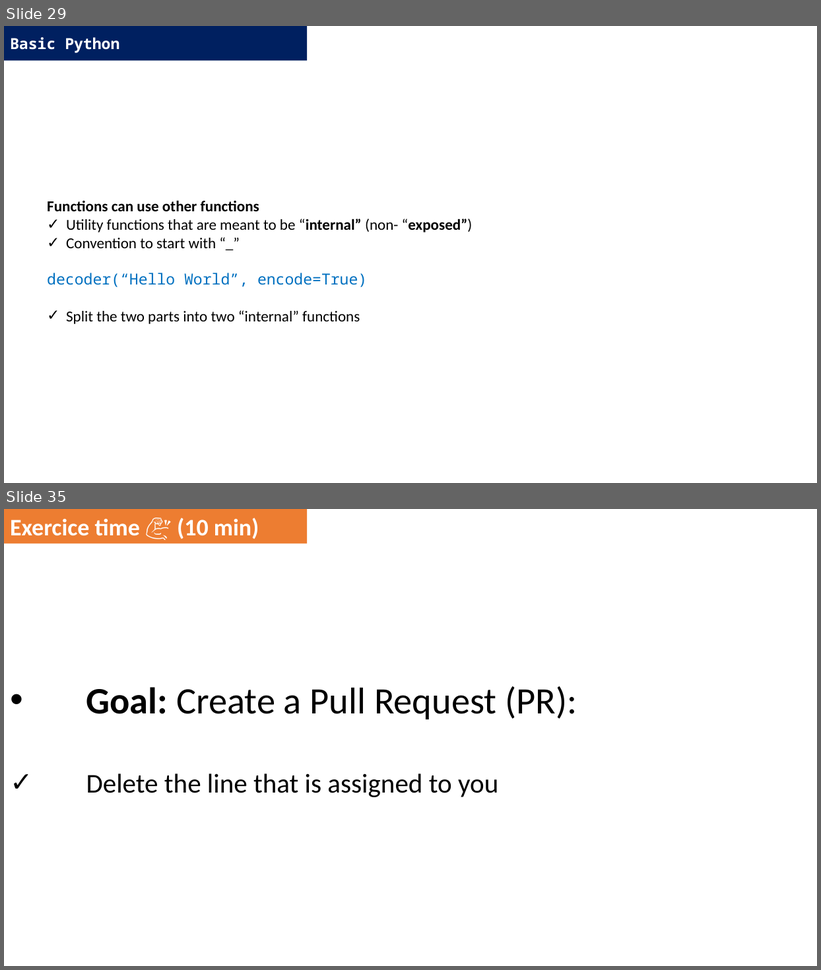
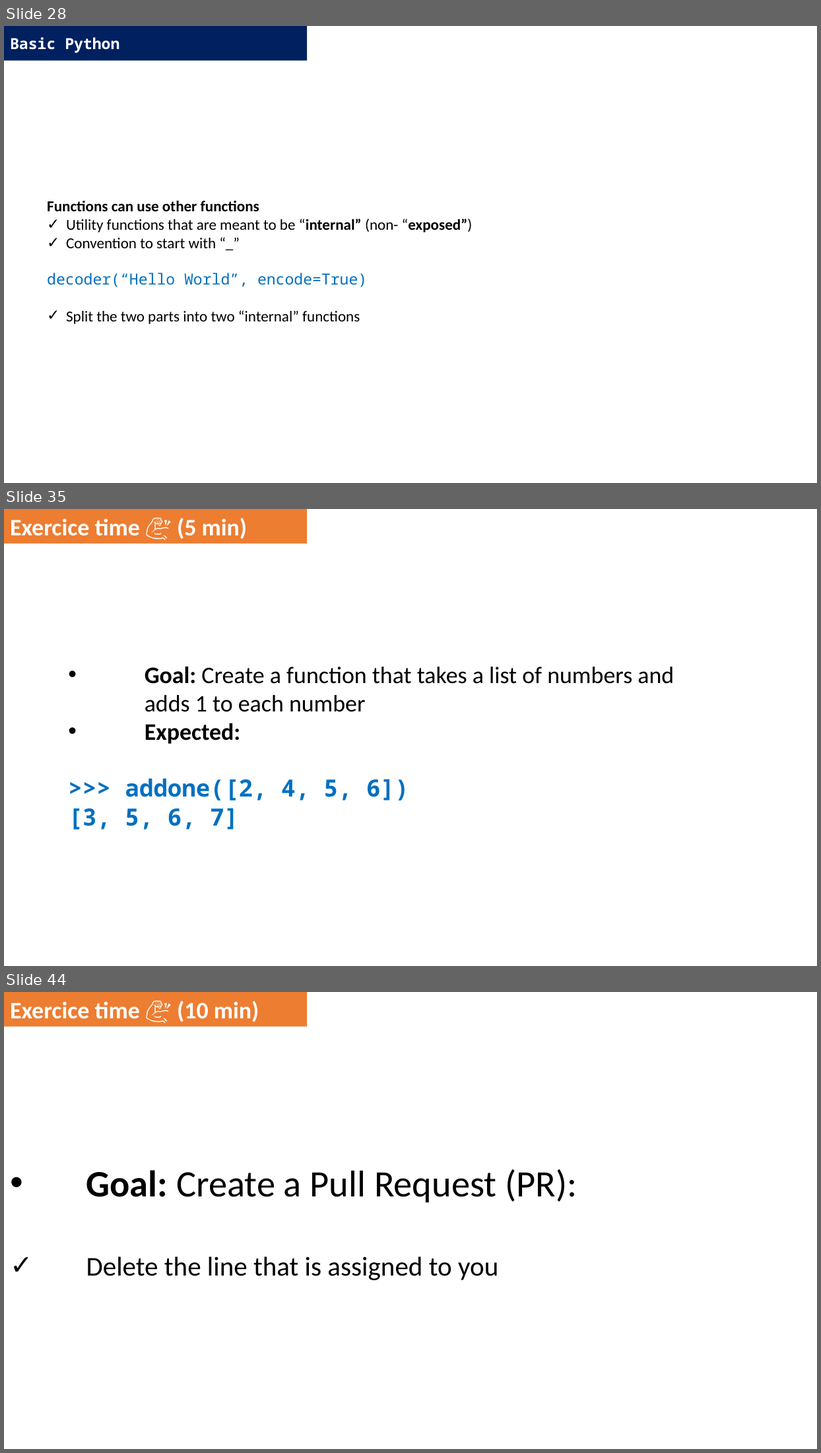
Before and after one commit to DominiqueMakowski/teaching, a slide deck: Python/2022_Zurich/AdvancedPython_2022.pptx. Shown one above the other, each under a label of ours: slides 29 and 35 before the commit, slides 28, 35 and 44 after it; the slides between them are not shown. The pictures are 821x970 and 821x1453 pixels, drawn with LibreOffice and Linux fonts; fonts in the diff are those of the drawing. Boxes give left, top, right and bottom in pixels: in the first picture for what was removed or moved away, otherwise in the second. Text is boxed around its words. In the diff, an @@ line names an element or a change of style, - is before the commit and + after.

```diff
--- a/Python/2022_Zurich/AdvancedPython_2022.pptx
+++ b/Python/2022_Zurich/AdvancedPython_2022.pptx
@@ slide 35 added at [4,509,817,966], background #FFFFFF @@
@@ rectangle added at [4,509,307,544], fill #ED7D31, 28 pt, text #FFFFFF, bold @@
+Exercice time 💪 (5 min)
@@ text added at [68,666,674,830], 28 pt, text #000000 @@
+• Goal: Create a function that takes a list of numbers and adds 1 to each number
+• Expected:
+>>> addone([2, 4, 5, 6])
+[3, 5, 6, 7]
@@ what was slide 29 is now slide 28 @@
@@ what was slide 35 is now slide 44 @@
```
Also in this commit, not shown: 5 slides changed, 12 other slides added, 5 slides removed.
